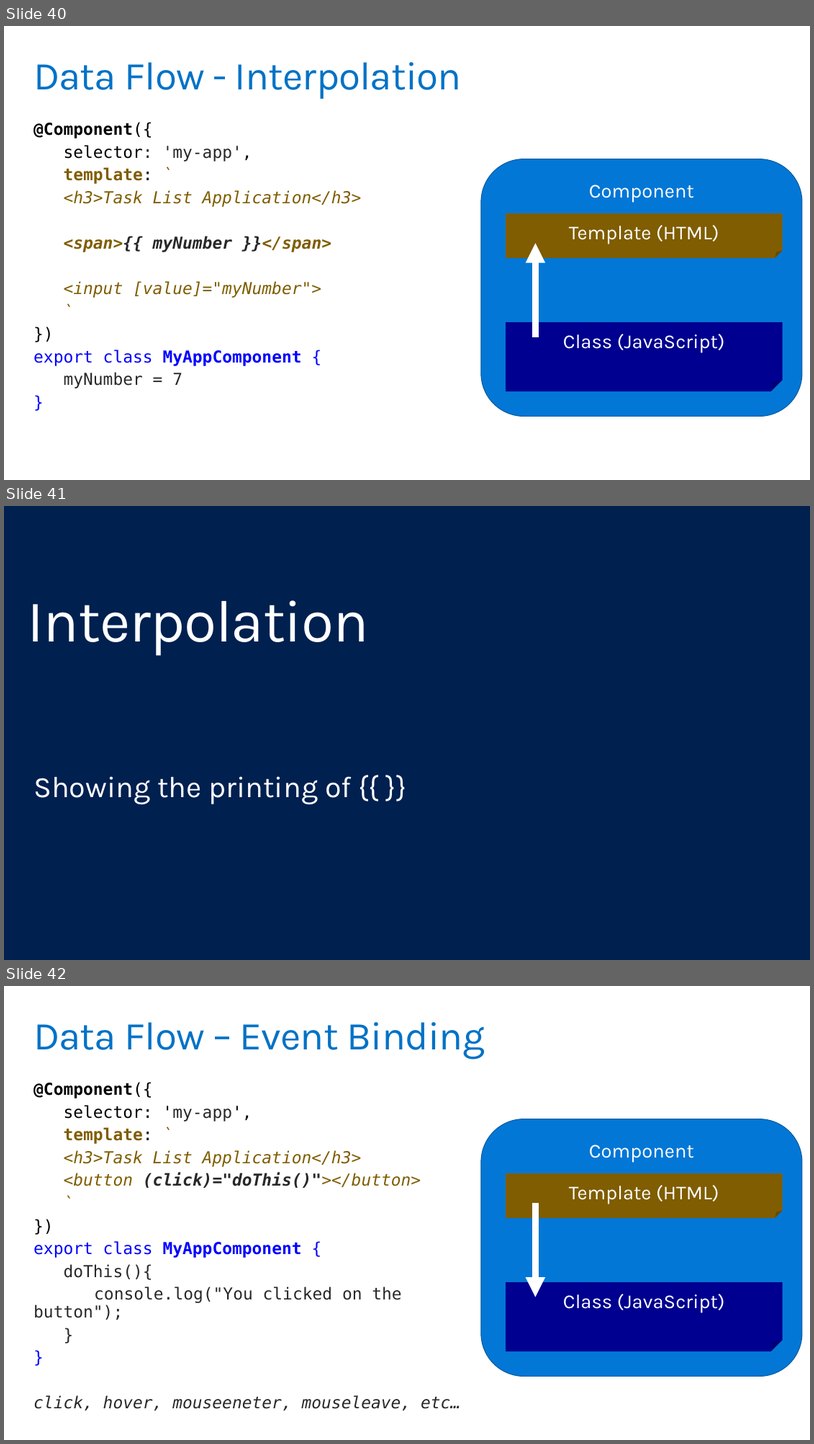
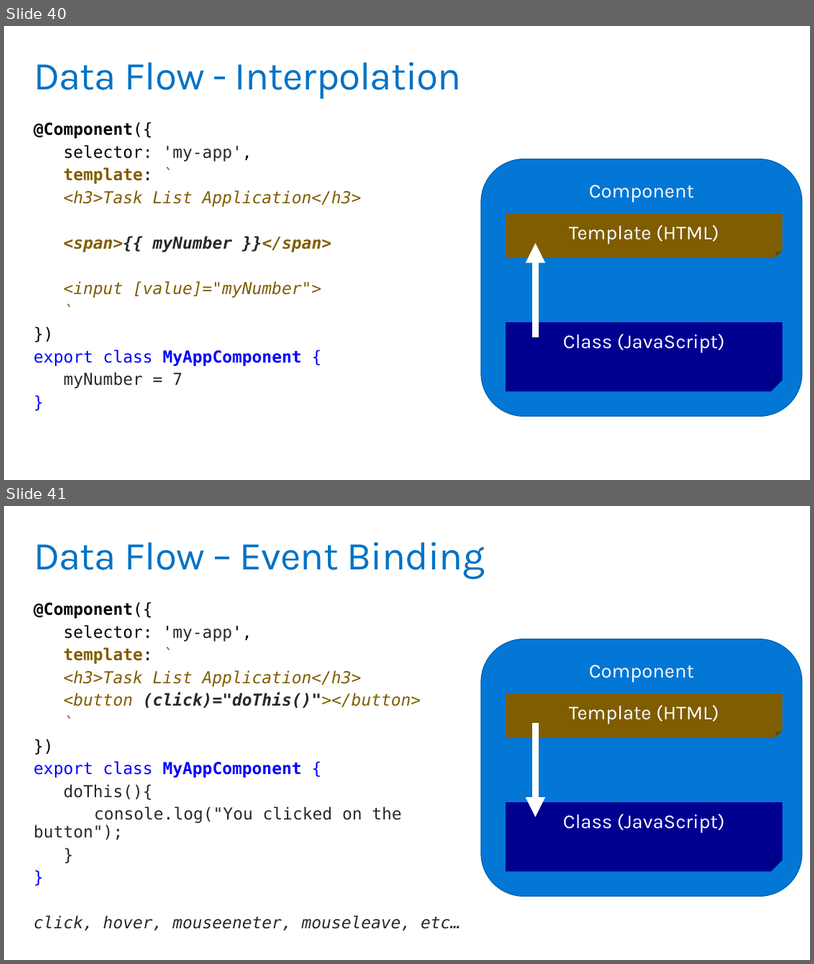
Before and after one commit to MicrosoftLearning/angular2-typescript, a slide deck: Slides/MVA Angular 2.pptx. Shown one above the other, each under a label of ours: slides 40, 41 and 42 before the commit, slides 40 and 41 after it. The pictures are 814x1444 and 814x964 pixels, drawn with LibreOffice and Linux fonts; fonts in the diff are those of the drawing. Boxes give left, top, right and bottom in pixels: in the first picture for what was removed or moved away, otherwise in the second. Text is boxed around its words. In the diff, an @@ line names an element or a change of style, - is before the commit and + after.

```diff
--- a/Slides/MVA Angular 2.pptx
+++ b/Slides/MVA Angular 2.pptx
@@ slide 41 removed at <box>4,506,810,960</box>, background #002050 @@
@@ title removed at <box>28,600,369,655</box> @@
-Interpolation
@@ text removed at <box>34,776,352,804</box> @@
-Showing the printing of {{ }}
@@ what was slide 42 is now slide 41 @@
```
Also in this commit, not shown: 2 slides changed, 1 slide added, 2 other slides removed, 8 other files.
